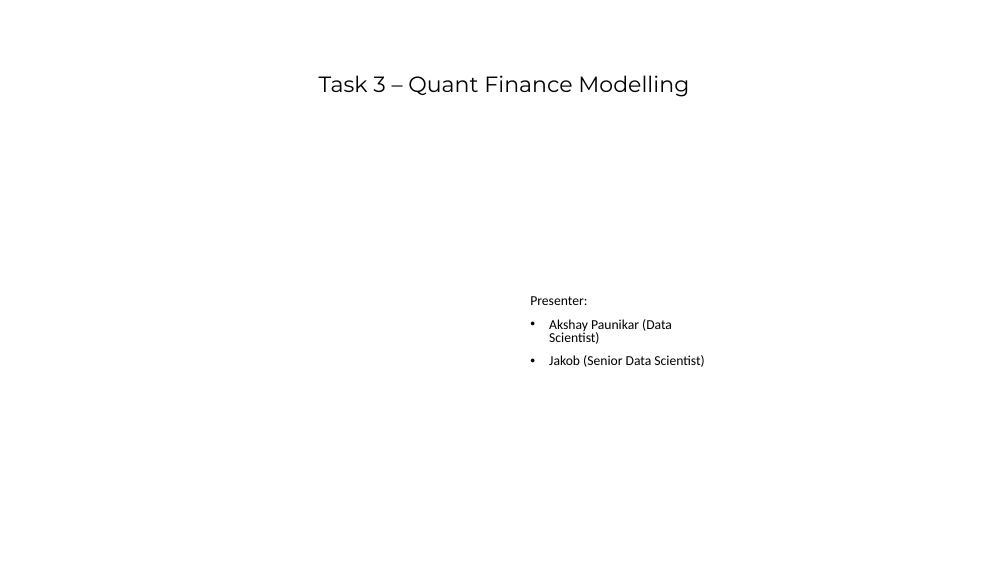
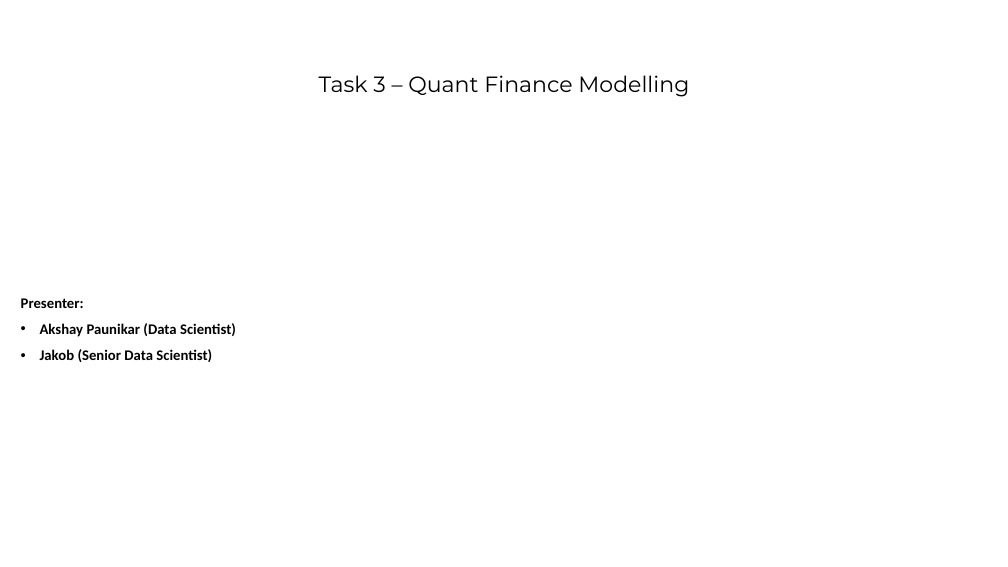
Before and after one commit to Akshay-Paunikar/Forage_Virtual_Internship_Program, a slide deck: slide 1 of PWC - Digital Intelligence/Task 3 - Quant Finance Modelling/Task_3_Quant_Finance_Modelling.pptx. Drawn at 1008x567 pixels with LibreOffice and Linux fonts; fonts in the diff are those of the drawing; background and template pictures are left out. Boxes give left, top, right and bottom in pixels: in the first picture for what was removed or moved away, otherwise in the second. Text is boxed around its words. In the diff, an @@ line names an element or a change of style, - is before the commit and + after.

```diff
--- a/PWC - Digital Intelligence/Task 3 - Quant Finance Modelling/Task_3_Quant_Finance_Modelling.pptx
+++ b/PWC - Digital Intelligence/Task 3 - Quant Finance Modelling/Task_3_Quant_Finance_Modelling.pptx
@@ text "Presenter:": place and size @@
-text "Presenter:" at (530,296,704,367)
+text "Presenter:" at (21,298,236,362)
@@ text "Presenter:" at (21,298,236,362): size 12.9 to 14 pt, bold on; line spacing 0.8 to 0.9 @@
```
Also in this commit, not shown: 4 slides added, 2 other files.
